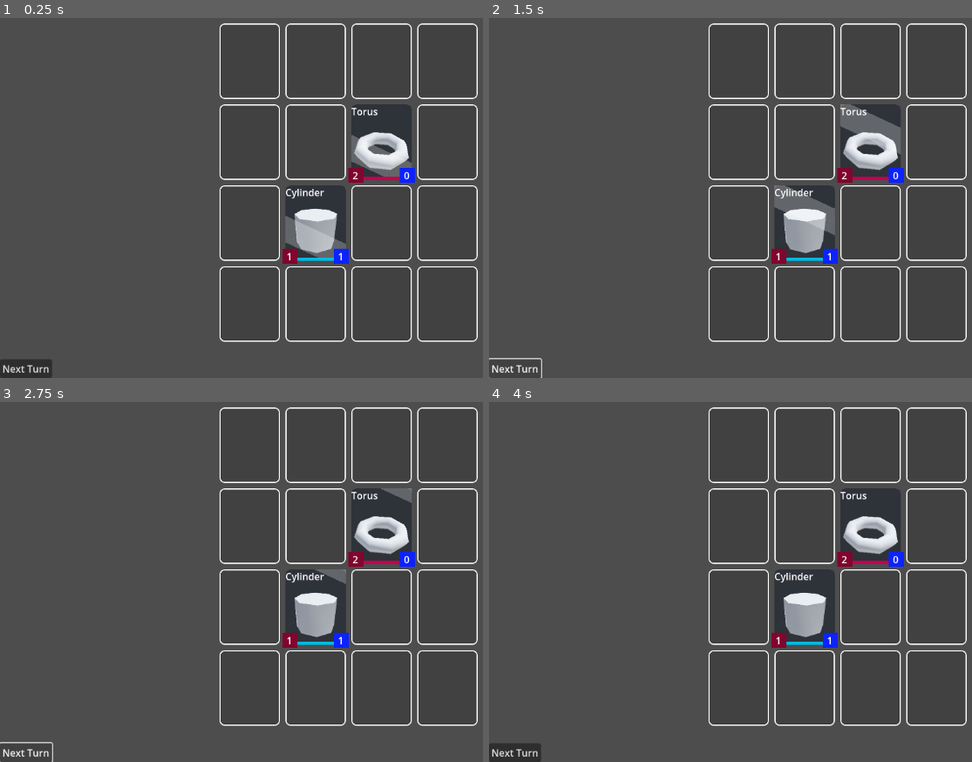
Above: before the commit, frames 1-4 (two rows, left to right).
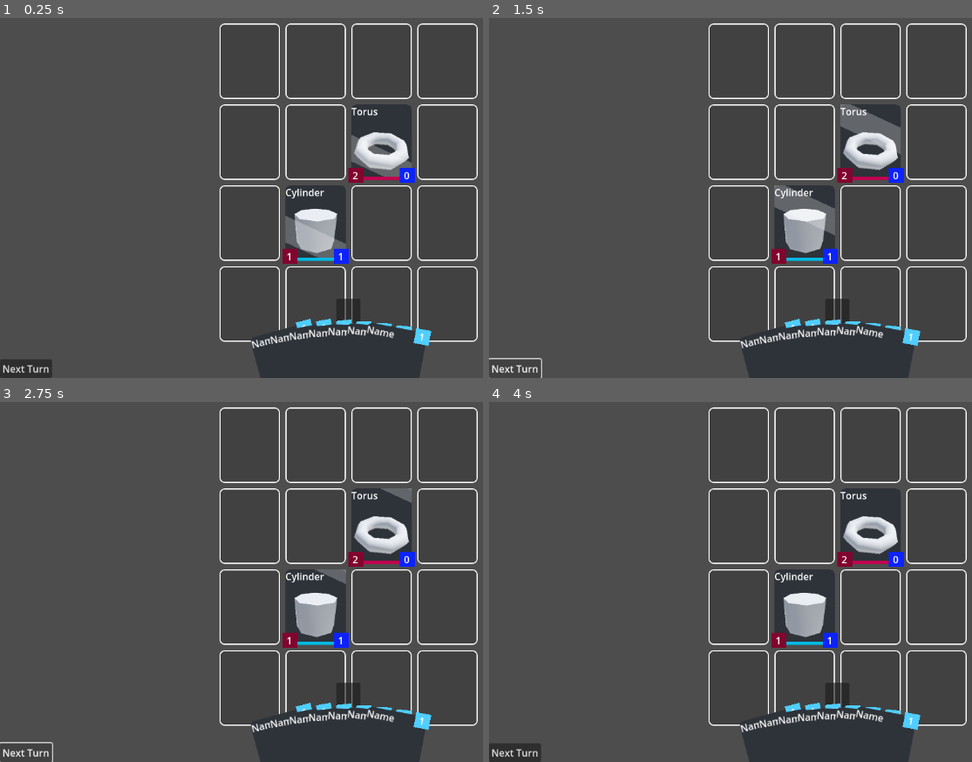
Above: after the commit, the same moments.

Repository: Holy-Person/CardBattler
Game: Godot game, scene res://scenes/battle.tscn
The game is run twice, just before and just after one commit, with the same random seed, the same clock (stepped at 60 frames per second) and the same inputs.
Inputs (mouse positions are in pixels of both pictures, inside the frame that each line leads up to):
- Up to frame 1 (0.25 s): no input
- Up to frame 2 (1.5 s): click (740, 61) at 0.52 s; click "Next Turn" at 1.25 s
- Up to frame 3 (2.75 s): click "Next Turn" at 2 s
- Up to frame 4 (4 s): click (740, 445) at 2.77 s; click (740, 445) at 3.52 s

The runs differ from the first frame. In frame 1, 4.5% of the frame differs, in the area x 51-90%, y 77-100%; in frame 2, 4.5%; in frame 3, 4.5%; in frame 4, 4.5%.

Commit message:
Unfinished Mess & Separate Card Visual
Gonna be honest, idk what I was doing.
This is the result of mindless experimentation.
Separated the card visual from a card on the field, this way it can be re-used for cards in the hand. Unsure whether to keep this or not.

Diff:
--- /dev/null
+++ b/card_active.gd
@@ -0,0 +1,46 @@
+extends Control
+
+class_name CardActive
+
+
+
+@onready var visual : CardVisual = $CardVisual
+
+@export var card_base : CardBase
+@export var owner_id : int
+
+var health : int
+var attack : int
+
+var has_moved : bool
+var has_attacked : bool
+
+var movement_range : int = 1
+var attack_range : int = 1
+
+var was_damaged : bool = false
+
+## The current position of the card.
+var pos : Vector2i
+
+
+
+func _ready() -> void:
+	if !card_base: return
+
+	health = card_base.health_points
+	attack = card_base.attack_points
+
+	visual.set_card_base(card_base)
+
+
+
+func damage(value : int) -> void:
+	if value > 0: was_damaged = true
+	health -= value
+	visual.refresh()
+	if health <= 0:
+		die()
+
+func die() -> void:
+	queue_free()
--- /dev/null
+++ b/card_hand.gd
@@ -0,0 +1,15 @@
+extends Control
+
+class_name CardHand
+
+
+
+@onready var visual : CardVisual = $CardVisual
+
+@export var card_base : CardBase
+
+
+
+func _ready() -> void:
+	if !card_base: return
+	visual.set_card_base(card_base)
--- /dev/null
+++ b/components/card_active.tscn
@@ -0,0 +1,16 @@
+[gd_scene load_steps=3 format=3 uid="uid://cyvgx5jmfw5ip"]
+
+[ext_resource type="Script" path="res://card_active.gd" id="1_ah8j5"]
+[ext_resource type="PackedScene" uid="uid://bvynj1e32wykt" path="res://components/card_visual.tscn" id="2_upcmw"]
+
+[node name="CardActive" type="Control"]
+layout_mode = 3
+anchors_preset = 15
+anchor_right = 1.0
+anchor_bottom = 1.0
+grow_horizontal = 2
+grow_vertical = 2
+script = ExtResource("1_ah8j5")
+
+[node name="CardVisual" parent="." instance=ExtResource("2_upcmw")]
+layout_mode = 0
--- a/components/card_field.gd
+++ /dev/null
@@ -1,67 +0,0 @@
-extends Panel
-
-class_name CardField
-
-
-
-@export var card_base : CardBase
-@export var owner_id : int
-
-var health : int
-var attack : int
-
-var has_moved : bool
-var has_attacked : bool
-
-var movement_range : int = 1
-var attack_range : int = 1
-
-## The current position of the card.
-var pos : Vector2i
-
-
-
-func _ready() -> void:
-	_set_data_from_card_base()
-	_update_visual()
-
-
-
-func _set_data_from_card_base() -> void:
-	if !card_base: queue_free()
-
-	$Name.text = card_base.name
-	$Image.texture = card_base.image
-	$OwnerIndicator.color = Color(0, 0.73, 0.89, 1) if owner_id == 1 else Color(0.78, 0, 0.31, 1)
-
-	health = card_base.health_points
-	attack = card_base.attack_points
-
-func _update_visual() -> void:
-	$HP/Label.text = str(health)
-	if health > card_base.health_points:
-		$HP/Label.self_modulate = Color(0, 0.95, 0.47)
-	elif health < card_base.health_points:
-		$HP/Label.self_modulate = Color(0.99, 0, 0.2)
-
-	$AP/Label.text = str(attack)
-	if attack > card_base.attack_points:
-		$AP/Label.self_modulate = Color(0, 0.95, 0.47)
-	elif attack < card_base.attack_points:
-		$AP/Label.self_modulate = Color(0.99, 0, 0.2)
-
-func damage(value : int) -> void:
-	health -= value
-	_update_visual()
-	if health <= 0:
-		die()
-
-func die() -> void:
-	queue_free()
-
-func _physics_process(delta: float) -> void:
-	self_modulate = Color(0.65, 0.65, 0.65) if has_attacked else Color.WHITE
-	$Image.self_modulate = self_modulate
-	$Control/ColorRect.visible = false if has_moved || has_attacked else true
-	if $Control/ColorRect.position.y < -250: $Control/ColorRect.position.y = 125
-	$Control/ColorRect.position.y -= delta * 350
--- /dev/null
+++ b/components/card_hand.tscn
@@ -0,0 +1,24 @@
+[gd_scene load_steps=3 format=3 uid="uid://fd77svwn3vr5"]
+
+[ext_resource type="Script" path="res://card_hand.gd" id="1_rsy11"]
+[ext_resource type="PackedScene" uid="uid://bvynj1e32wykt" path="res://components/card_visual.tscn" id="2_4ayqm"]
+
+[node name="CardHand" type="Control"]
+custom_minimum_size = Vector2(100, 125)
+layout_mode = 3
+anchors_preset = 8
+anchor_left = 0.5
+anchor_top = 0.5
+anchor_right = 0.5
+anchor_bottom = 0.5
+offset_left = -50.0
+offset_top = -62.5
+offset_right = 50.0
+offset_bottom = 62.5
+grow_horizontal = 2
+grow_vertical = 2
+pivot_offset = Vector2(50, 250)
+script = ExtResource("1_rsy11")
+
+[node name="CardVisual" parent="." instance=ExtResource("2_4ayqm")]
+layout_mode = 0
--- /dev/null
+++ b/components/card_visual.gd
@@ -0,0 +1,65 @@
+extends Panel
+
+class_name CardVisual
+
+
+
+@onready var image : TextureRect = $Image
+@onready var owner_indicator : ColorRect = $OwnerIndicator
+@onready var hp : Label = $HP/Label
+@onready var ap : Label = $AP/Label
+@onready var cost : Label = $Cost/Label
+@onready var cost_icon : ColorRect = $Cost
+@onready var shimmer : ColorRect = $Control/ColorRect
+
+var card_base : CardBase
+
+
+
+func set_card_base(base : CardBase) -> void:
+	card_base = base
+	update_initial()
+	refresh()
+
+func update_initial() -> void:
+	$Name.text = card_base.name
+	image.texture = card_base.image
+	cost.text = str(card_base.cost)
+	owner_indicator.color = Color(0, 0.73, 0.89, 1) if get_parent().owner_id == 1 else Color(0.78, 0, 0.31, 1)
+
+
+
+func refresh() -> void:
+	if get_parent() is CardActive:
+		cost_icon.hide()
+		update_active()
+	#elif get_parent() is CardHand:
+	#	pass
+
+
+
+func update_active() -> void:
+	var card : CardActive = get_parent()
+
+	hp.text = str(card.health)
+	ap.text = str(card.attack)
+	if card.was_damaged: hp.self_modulate = Color(0.99, 0, 0.2)
+	elif card.health > card_base.health_points: hp.self_modulate = Color(0, 0.95, 0.47)
+
+	if card.attack > card_base.attack_points: ap.self_modulate = Color(0, 0.95, 0.47)
+
+func update_hand() -> void:
+	#var card : CardHand = get_parent()
+	hp.text = str(card_base.health_points)
+	ap.text = str(card_base.attack_points)
+
+
+
+func _physics_process(delta: float) -> void:
+	if !get_parent() is CardActive: return
+	var card : CardActive = get_parent()
+	self_modulate = Color(0.65, 0.65, 0.65) if card.has_attacked else Color.WHITE
+	image.self_modulate = self_modulate
+	shimmer.visible = false if card.has_moved || card.has_attacked else true
+	if shimmer.position.y < -250: shimmer.position.y = 125
+	shimmer.position.y -= delta * 350
--- a/components/card_field.tscn
+++ b/components/card_visual.tscn
@@ -1,14 +1,14 @@
 [gd_scene load_steps=3 format=3 uid="uid://bvynj1e32wykt"]
 
-[ext_resource type="Script" path="res://components/card_field.gd" id="1_4h2s4"]
-[ext_resource type="Theme" uid="uid://bxxtgxrvvfsng" path="res://resources/theme_card.tres" id="1_wfwno"]
+[ext_resource type="Theme" uid="uid://bxxtgxrvvfsng" path="res://resources/theme_card.tres" id="1_wq7u4"]
+[ext_resource type="Script" path="res://components/card_visual.gd" id="2_krtxo"]
 
-[node name="CardField" type="Panel"]
+[node name="CardVisual" type="Panel"]
 offset_right = 100.0
 offset_bottom = 125.0
 mouse_filter = 2
-theme = ExtResource("1_wfwno")
-script = ExtResource("1_4h2s4")
+theme = ExtResource("1_wq7u4")
+script = ExtResource("2_krtxo")
 
 [node name="Image" type="TextureRect" parent="."]
 layout_mode = 1
@@ -126,3 +126,27 @@
 text = "1"
 horizontal_alignment = 1
 vertical_alignment = 1
+
+[node name="Cost" type="ColorRect" parent="."]
+custom_minimum_size = Vector2(25, 25)
+layout_mode = 1
+anchors_preset = 1
+anchor_left = 1.0
+anchor_right = 1.0
+offset_left = -20.0
+offset_top = -5.0
+offset_right = 5.0
+offset_bottom = 20.0
+grow_horizontal = 0
+color = Color(0.313726, 0.807843, 1, 1)
+
+[node name="Label" type="Label" parent="Cost"]
+layout_mode = 1
+anchors_preset = 15
+anchor_right = 1.0
+anchor_bottom = 1.0
+grow_horizontal = 2
+grow_vertical = 2
+text = "1"
+horizontal_alignment = 1
+vertical_alignment = 1
--- a/components/field_panel.gd
+++ b/components/field_panel.gd
@@ -7,7 +7,7 @@
 @onready var button : Button = $Button
 @onready var highlight : Highlight = $Highlight
 
-var card : CardField
+var card : CardActive
 
 enum PanelType {
 	NONE,
@@ -20,10 +20,10 @@
 	if is_instance_valid(card): return true
 	return false
 
-func get_card() -> CardField:
+func get_card() -> CardActive:
 	return card
 
-func set_card(new_card : CardField) -> void:
+func set_card(new_card : CardActive) -> void:
 	card = new_card
 
 
--- /dev/null
+++ b/components/hand.gd
@@ -0,0 +1,28 @@
+extends Control
+
+class_name Hand
+
+
+
+@onready var card_root : Control = $CardRoot
+
+var cards_in_hand : Array[CardActive]
+
+
+
+func _ready() -> void:
+	update_hand_visual()
+
+
+
+func place_card_on_field(card : CardActive) -> void:
+	cards_in_hand.erase(card)
+	pass
+
+func update_hand_visual() -> void:
+	for child in card_root.get_children():
+		# The math for this is terrible and doesn't work well with even numbers, going to have to improve this some other time, I am tired.
+		child.position.x = ( child.get_index() - float(card_root.get_child_count()) / 2 ) * 100 / card_root.get_child_count()
+		child.rotation_degrees = ( child.get_index() - float(card_root.get_child_count()) / 2 ) * 30 / card_root.get_child_count()
+	card_root.position.x = size.x / 2 - 50
+	card_root.position.y -= 25
--- a/scenes/battle.tscn
+++ b/scenes/battle.tscn
@@ -1,7 +1,9 @@
-[gd_scene load_steps=3 format=3 uid="uid://bglfjofq8iamc"]
+[gd_scene load_steps=5 format=3 uid="uid://bglfjofq8iamc"]
 
 [ext_resource type="Script" path="res://scenes/field.gd" id="1_2ewh4"]
 [ext_resource type="Theme" uid="uid://dnfydxh5ba4ld" path="res://resources/theme_field.tres" id="1_o141i"]
+[ext_resource type="Script" path="res://components/hand.gd" id="3_mdbgi"]
+[ext_resource type="PackedScene" uid="uid://fd77svwn3vr5" path="res://components/card_hand.tscn" id="4_teh3c"]
 
 [node name="battle" type="Node"]
 
@@ -45,4 +47,59 @@
 grow_vertical = 0
 text = "Next Turn"
 
+[node name="Hand" type="Control" parent="."]
+layout_mode = 3
+anchors_preset = 12
+anchor_top = 1.0
+anchor_right = 1.0
+anchor_bottom = 1.0
+grow_horizontal = 2
+grow_vertical = 0
+script = ExtResource("3_mdbgi")
+
+[node name="Panel" type="Panel" parent="Hand"]
+layout_mode = 1
+anchors_preset = 8
+anchor_left = 0.5
+anchor_top = 0.5
+anchor_right = 0.5
+anchor_bottom = 0.5
+offset_left = -20.0
+offset_top = -131.275
+offset_right = 20.0
+offset_bottom = -91.275
+grow_horizontal = 2
+grow_vertical = 2
+
+[node name="CardRoot" type="Control" parent="Hand"]
+layout_mode = 1
+anchors_preset = 7
+anchor_left = 0.5
+anchor_top = 1.0
+anchor_right = 0.5
+anchor_bottom = 1.0
+grow_horizontal = 2
+grow_vertical = 0
+
+[node name="CardHand" parent="Hand/CardRoot" instance=ExtResource("4_teh3c")]
+layout_mode = 1
+
+[node name="CardHand2" parent="Hand/CardRoot" instance=ExtResource("4_teh3c")]
+layout_mode = 1
+
+[node name="CardHand3" parent="Hand/CardRoot" instance=ExtResource("4_teh3c")]
+layout_mode = 1
+
+[node name="CardHand4" parent="Hand/CardRoot" instance=ExtResource("4_teh3c")]
+layout_mode = 1
+
+[node name="CardHand5" parent="Hand/CardRoot" instance=ExtResource("4_teh3c")]
+layout_mode = 1
+
+[node name="CardHand6" parent="Hand/CardRoot" instance=ExtResource("4_teh3c")]
+layout_mode = 1
+
+[node name="CardHand7" parent="Hand/CardRoot" instance=ExtResource("4_teh3c")]
+layout_mode = 1
+
 [connection signal="pressed" from="Button" to="Field" method="new_turn"]
--- a/scenes/field.gd
+++ b/scenes/field.gd
@@ -17,10 +17,10 @@
 ## A panel on the field, used for interactions and visuals.
 var field_panel = load("res://components/field_panel.tscn")
 ## A card on the field.
-var card_field = load("res://components/card_field.tscn")
+var card_active = load("res://components/card_active.tscn")
 
 ## The currently selected card, used with InteractionType.CARD to control the card.
-var selected_card : CardField
+var selected_card : CardActive
 
 
 
@@ -48,22 +48,22 @@
 	card_test.image = load("res://Cylinder.png")
 	card_test.health_points = 1
 	card_test.attack_points = 1
-	var card_active : CardField = card_field.instantiate()
-	card_active.card_base = card_test
-	card_active.owner_id = 1
-	$"../Cards".add_child(card_active)
-	set_card_to(card_active, Vector2i(1,2))
+	var card_to_place : CardActive = card_active.instantiate()
+	card_to_place.card_base = card_test
+	card_to_place.owner_id = 1
+	$"../Cards".add_child(card_to_place)
+	set_card_to(card_to_place, Vector2i(1,2))
 
 	card_test = CardBase.new()
 	card_test.name = "Torus"
 	card_test.image = load("res://Torus.png")
 	card_test.health_points = 2
 	card_test.attack_points = 0
-	card_active = card_field.instantiate()
-	card_active.card_base = card_test
-	card_active.owner_id = 2
-	$"../Cards".add_child(card_active)
-	set_card_to(card_active, Vector2i(2,1))
+	card_to_place = card_active.instantiate()
+	card_to_place.card_base = card_test
+	card_to_place.owner_id = 2
+	$"../Cards".add_child(card_to_place)
+	set_card_to(card_to_place, Vector2i(2,1))
 
 
 
@@ -90,7 +90,7 @@
 
 
 
-func select_card(card : CardField) -> void:
+func select_card(card : CardActive) -> void:
 	clear_highlights()
 	selected_card = card
 	if !card: return
@@ -102,7 +102,7 @@
 		card.has_moved = false
 		card.has_attacked = false
 
-func highlight_from_card(card : CardField) -> void:
+func highlight_from_card(card : CardActive) -> void:
 	for i in field_size * field_size:
 		@warning_ignore("integer_division")
 		var pos : Vector2i = Vector2i( i % field_size, i / field_size )
@@ -120,22 +120,22 @@
 
 
 
-func set_card_to(card : CardField, pos : Vector2i) -> void:
+func set_card_to(card : CardActive, pos : Vector2i) -> void:
 	#card.owner_id = multiplayer.get_remote_sender_id() # No multiplayer yet.
 	cards.append(card)
 	field_list[pos.y][pos.x].set_card(card)
 	card.pos = pos
 	card.global_position = field_list[pos.y][pos.x].global_position
 
-func move_card_to(card : CardField, pos : Vector2i) -> void:
+func move_card_to(card : CardActive, pos : Vector2i) -> void:
 	if card.pos != null: field_list[card.pos.y][card.pos.x].set_card(null)
 	field_list[pos.y][pos.x].set_card(card)
 	card.pos = pos
 	var tween = get_tree().create_tween()
 	tween.tween_property(card, "global_position", field_list[pos.y][pos.x].global_position, 0.225).set_trans(Tween.TRANS_BACK).set_ease(Tween.EASE_OUT)
 
-func attack_card_at(card : CardField, pos : Vector2i) -> void:
-	var attacked_card : CardField = field_list[pos.y][pos.x].get_card()
+func attack_card_at(card : CardActive, pos : Vector2i) -> void:
+	var attacked_card : CardActive = field_list[pos.y][pos.x].get_card()
 	var tween = get_tree().create_tween()
 	tween.tween_property(card, "global_position", field_list[pos.y][pos.x].global_position, 0.125).set_trans(Tween.TRANS_BACK).set_ease(Tween.EASE_OUT)
 	await tween.finished
